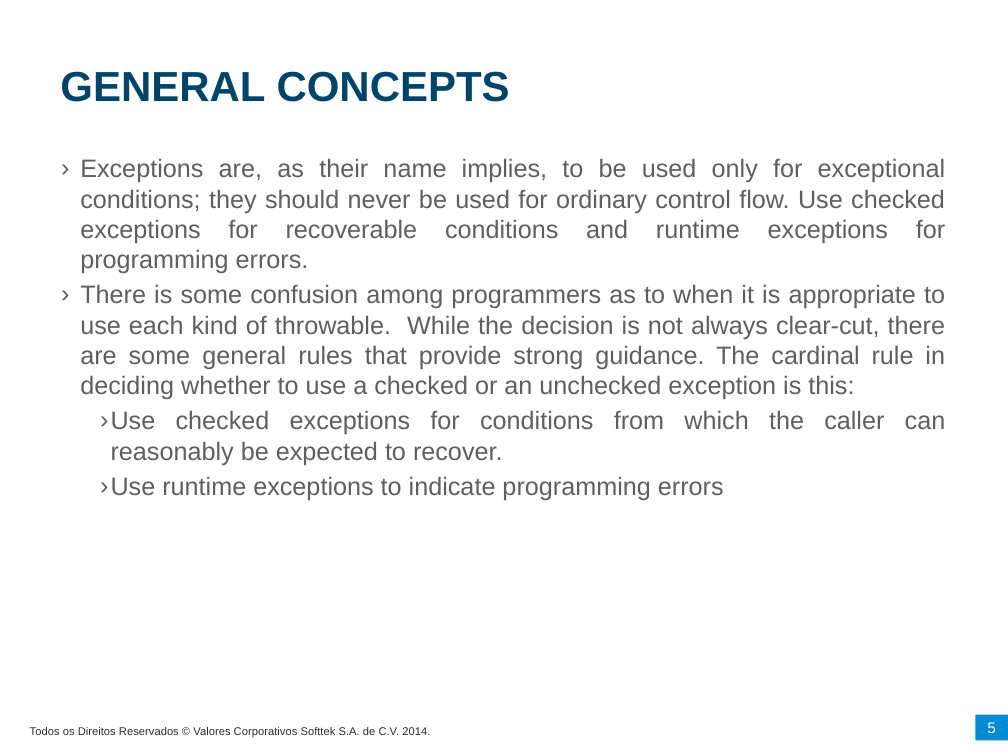
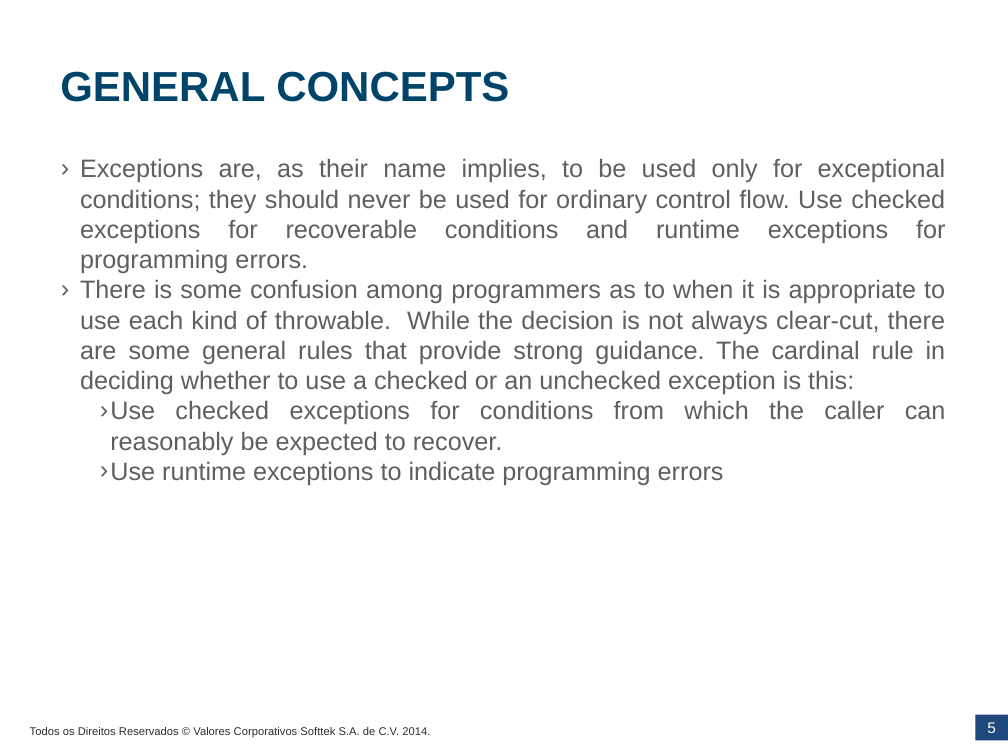
Before and after one commit to softtekAcademy/JavaCourse2016, a slide deck: slide 5 of AdvancedJava-master/exceptions/doc/JavaAcademy-Exceptions.pptx. Drawn at 1008x756 pixels with LibreOffice and Linux fonts; fonts in the diff are those of the drawing; background and template pictures are left out. Boxes give left, top, right and bottom in pixels: in the first picture for what was removed or moved away, otherwise in the second. Text is boxed around its words. In the diff, an @@ line names an element or a change of style, - is before the commit and + after.

```diff
--- a/AdvancedJava-master/exceptions/doc/JavaAcademy-Exceptions.pptx
+++ b/AdvancedJava-master/exceptions/doc/JavaAcademy-Exceptions.pptx
@@ text "Exceptions are, as their name ..." at bbox=[80, 158, 946, 485]: less space between paragraphs @@
@@ rectangle at bbox=[976, 715, 1008, 741]: fill #008CD2 to #1F497D @@
```
Also in this commit, not shown: 16 other slides changed, 1 slide added, 1 slide removed, 8 other files.
